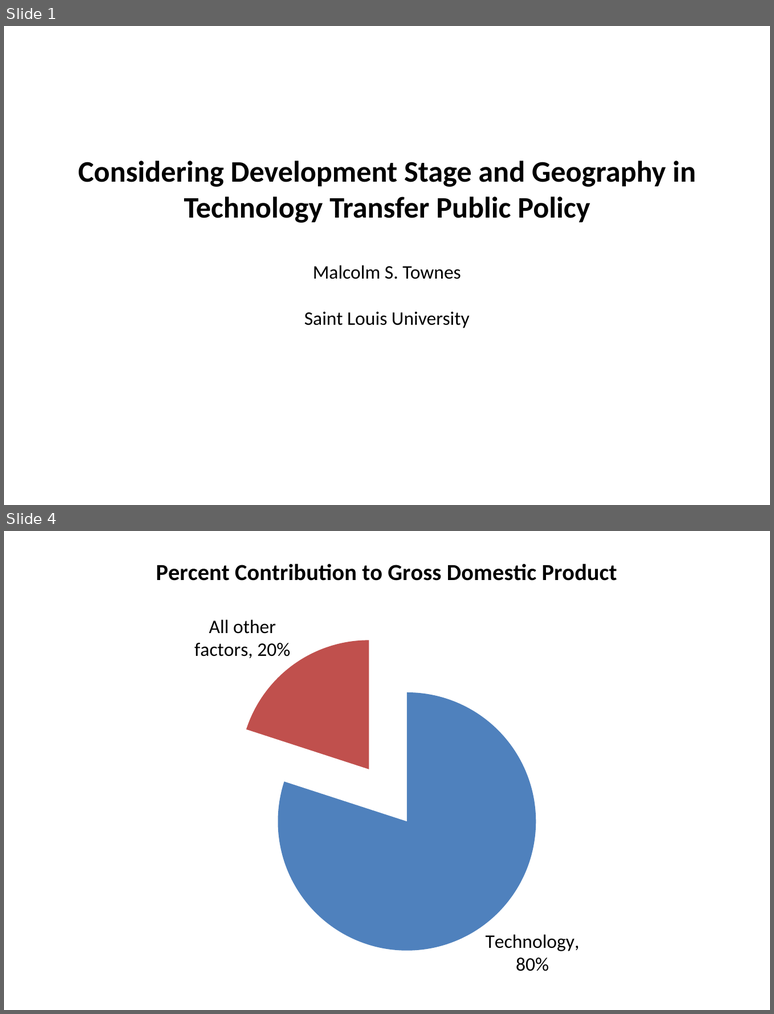
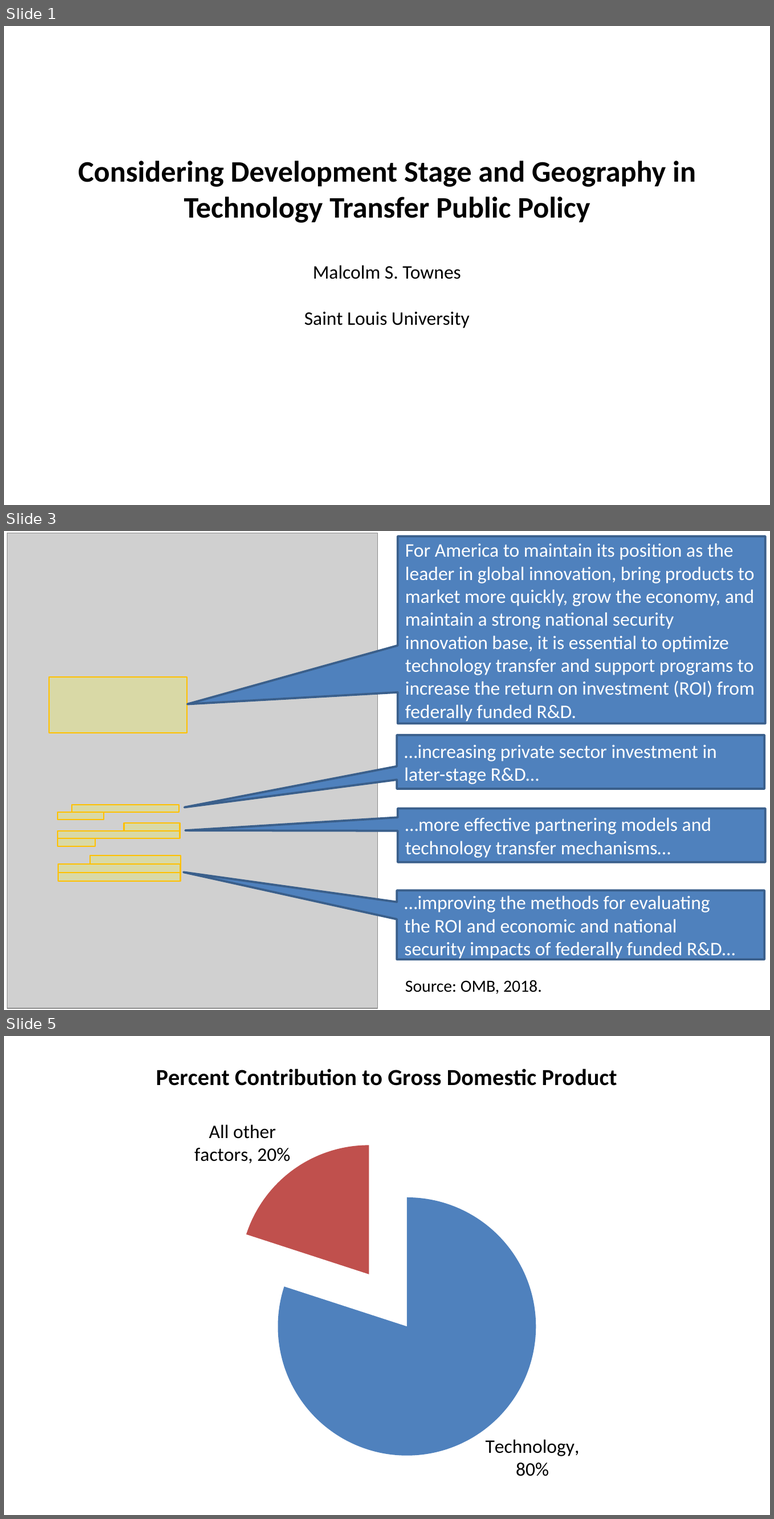
Before and after one commit to SLU-Courses-Townes/SOC5600, a slide deck: FinalProject/Presentation/Townes_SOC5600_FinalProject_Presentation.pptx. Shown one above the other, each under a label of ours: slides 1 and 4 before the commit, slides 1, 3 and 5 after it; the slides between them are not shown. The pictures are 774x1014 and 774x1519 pixels, drawn with LibreOffice and Linux fonts; fonts in the diff are those of the drawing; grey boxes stand for pictures; background and template pictures are left out. Boxes give left, top, right and bottom in pixels: in the first picture for what was removed or moved away, otherwise in the second. Text is boxed around its words. In the diff, an @@ line names an element or a change of style, - is before the commit and + after.

```diff
--- a/FinalProject/Presentation/Townes_SOC5600_FinalProject_Presentation.pptx
+++ b/FinalProject/Presentation/Townes_SOC5600_FinalProject_Presentation.pptx
@@ slide 3 added at bbox=[4, 531, 770, 1010], background #FFFFFF @@
@@ speech box added at bbox=[398, 536, 766, 723], fill #4F81BD, outline #3A5F8C 2 pt, 18 pt, text #FFFFFF @@
+For America to maintain its position as the leader in global innovation, bring products to market more quickly, grow the economy, and maintain a strong national security innovation base, it is essential to optimize technology transfer and support programs to increase the return on investment (ROI) from federally funded R&D.
@@ group added at bbox=[7, 533, 378, 1008]: 9 rectangles, 1 picture @@
@@ speech box added at bbox=[397, 735, 765, 789], fill #4F81BD, outline #3A5F8C 2 pt, 18 pt, text #FFFFFF @@
+…increasing private sector investment in
+later-stage R&D…
@@ speech box added at bbox=[398, 809, 766, 862], fill #4F81BD, outline #3A5F8C 2 pt, 18 pt, text #FFFFFF @@
+…more effective partnering models and technology transfer mechanisms…
@@ speech box added at bbox=[397, 890, 765, 959], fill #4F81BD, outline #3A5F8C 2 pt, 18 pt, text #FFFFFF @@
+…improving the methods for evaluating
+the ROI and economic and national
+security impacts of federally funded R&D…
@@ text added at bbox=[405, 980, 542, 994], 16 pt, text #000000 @@
+Source: OMB, 2018.
@@ what was slide 4 is now slide 5 @@
```
Also in this commit, not shown: 4 slides changed, 4 other slides added, 8 slides removed.
